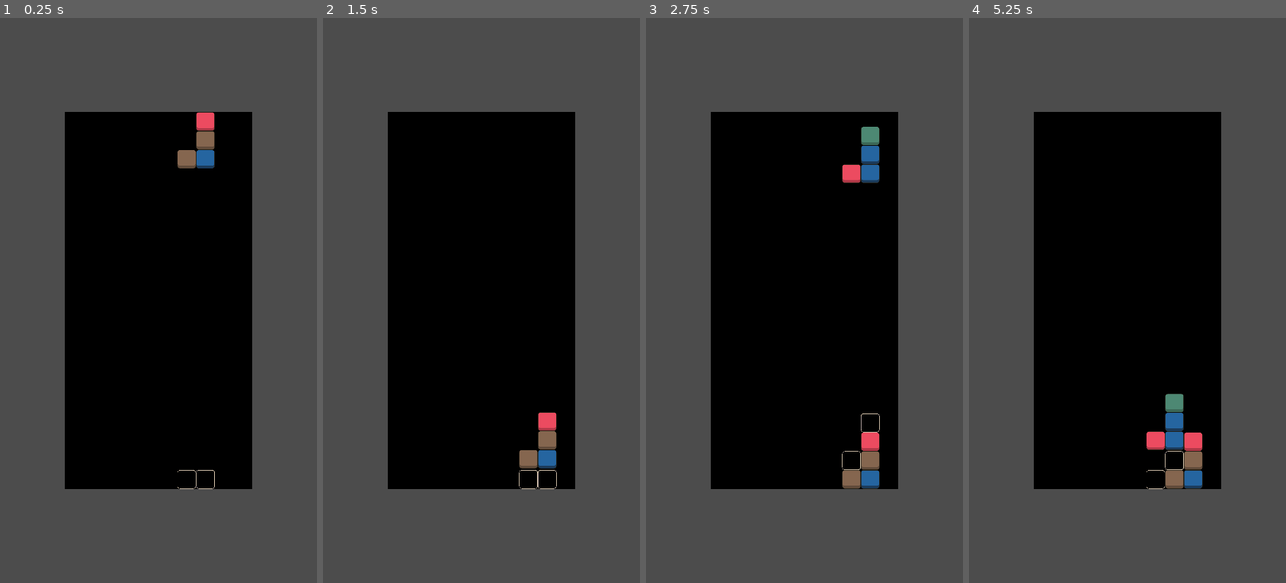
Above: before the commit, frames 1-4 (left to right).
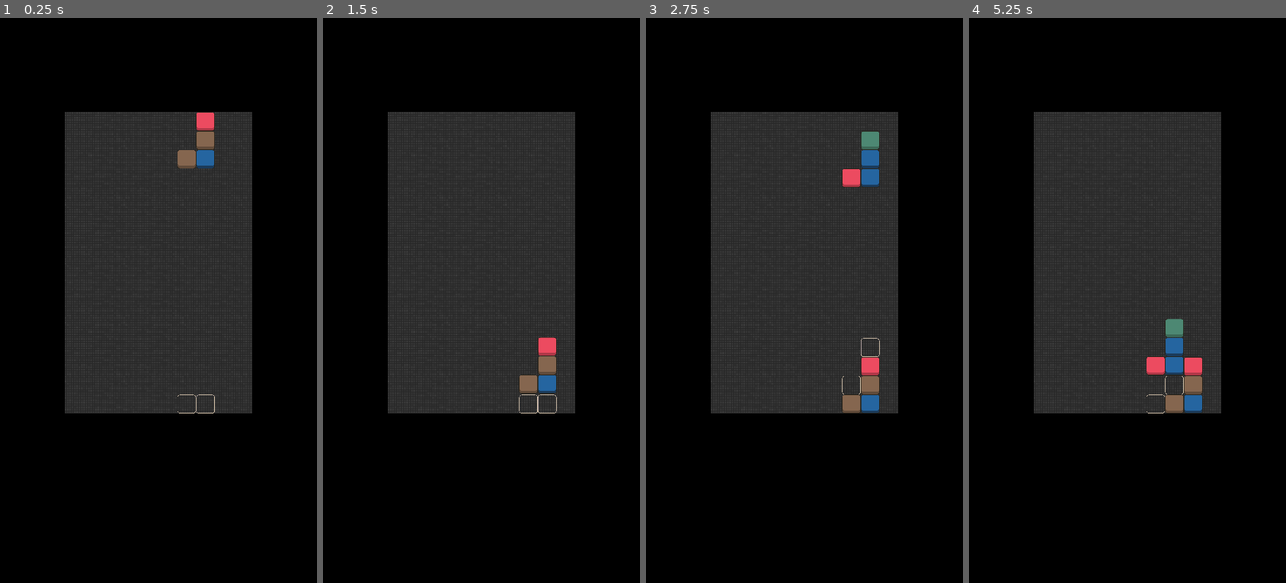
Above: after the commit, the same moments.

Repository: hadrienjeanne/Tetrominos
Game: Godot game, scene res://src/scenes/game/Game.tscn
Two runs of this game, one before a commit and one after it. Both use one fixed random seed, a clock stepped at 60 frames per second and the inputs below.
Inputs:
- Up to frame 1 (0.25 s): no input
- Up to frame 2 (1.5 s): tap Enter at 0.5 s; hold Right (ui_right) 0.53-1.28 s; hold Space (ui_complete_down) from 1.28 s (still down)
- Up to frame 3 (2.75 s): release Space (ui_complete_down) at 2.03 s; hold Right (ui_right) from 2.03 s (still down)
- Up to frame 4 (5.25 s): release Right (ui_right) at 3.53 s; hold Left (ui_left) 3.53-5.03 s; hold Space (ui_complete_down) from 5.03 s (still down)

The runs differ from the first frame. In frame 1, 91% of the frame differs, in the area x 0-100%, y 0-100%; in frame 2, 93%; in frame 3, 92%; in frame 4, 93%.

Commit message:
made a match-4 instead of match-3

Diff:
--- a/src/scenes/blocks/Block.gd
+++ b/src/scenes/blocks/Block.gd
@@ -10,7 +10,6 @@
 enum {POS1, POS2, POS3, POS4}
 var positions := []
 var current_position := POS1
-var vertical_offset := 0
 
 # var block_top := 0
 # var block_bottom := 0
@@ -50,3 +49,14 @@
 				2: cell2.position = Vector2(j, i) * cell_size
 				3: cell3.position = Vector2(j, i) * cell_size
 				4: cell4.position = Vector2(j, i) * cell_size
+
+func get_height() -> int:
+	var height := 0
+	for row in positions[current_position]:
+		var has_cell_in_row := false
+		for col in row:
+			if col != 0:
+				has_cell_in_row = true
+		if has_cell_in_row:
+			height += 1
+	return height
--- a/src/scenes/blocks/I_Block.gd
+++ b/src/scenes/blocks/I_Block.gd
@@ -9,7 +9,6 @@
 		[[0, 0, 0, 0], [0, 0, 0, 0], [1, 2, 3, 4], [0, 0, 0, 0]],
 	]
 	set_in_position(POS1)
-	vertical_offset = 0
 
 
 func move(target : Vector2) -> void:
--- a/src/scenes/blocks/J_Block.gd
+++ b/src/scenes/blocks/J_Block.gd
@@ -9,7 +9,6 @@
 		[[1, 2, 3], [0, 0, 4], [0, 0, 0]],
 	]
 	set_in_position(POS1)
-	vertical_offset = 0
 
 
 func move(target : Vector2) -> void:
--- a/src/scenes/blocks/L_Block.gd
+++ b/src/scenes/blocks/L_Block.gd
@@ -9,7 +9,6 @@
 		[[0, 0, 0], [0, 0, 4], [1, 2, 3]],
 	]
 	set_in_position(POS1)
-	vertical_offset = 0
 
 func move(target : Vector2) -> void:
 	.move(target)
--- a/src/scenes/blocks/O_Block.gd
+++ b/src/scenes/blocks/O_Block.gd
@@ -10,7 +10,6 @@
 		[[2, 4], [1, 3]],
 	]
 	set_in_position(POS1)
-	vertical_offset = 0
 
 
 func move(target : Vector2) -> void:
--- a/src/scenes/blocks/S_Block.gd
+++ b/src/scenes/blocks/S_Block.gd
@@ -9,7 +9,6 @@
 		[[4, 0, 0], [3, 2, 0], [0, 1, 0]],
 	]
 	set_in_position(POS1)
-	vertical_offset = 1
 
 func move(target : Vector2) -> void:
 	.move(target)
--- a/src/scenes/blocks/T_Block.gd
+++ b/src/scenes/blocks/T_Block.gd
@@ -9,7 +9,6 @@
 		[[0, 0, 3], [0, 4, 2], [0, 0, 1]],
 	]
 	set_in_position(POS1)
-	vertical_offset = 1
 
 
 func move(target : Vector2) -> void:
--- a/src/scenes/blocks/Z_Block.gd
+++ b/src/scenes/blocks/Z_Block.gd
@@ -9,7 +9,6 @@
 		[[0, 0, 1], [0, 3, 2], [0, 4, 0]],
 	]
 	set_in_position(POS1)
-	vertical_offset = 1
 
 
 func move(target : Vector2) -> void:
--- a/src/scenes/game/Board.gd
+++ b/src/scenes/game/Board.gd
@@ -1,5 +1,6 @@
 extends Node2D
 
+onready var board_rect : AspectRatioContainer = $AspectRatioContainer
 onready var fall_timer : Timer = $FallTimer
 onready var projection_cell1 : Sprite = $Projections/ProjectionCell1
 onready var projection_cell2 : Sprite = $Projections/ProjectionCell2
@@ -7,7 +8,7 @@
 onready var projection_cell4 : Sprite = $Projections/ProjectionCell4
 
 const width := 10
-const height := 20
+const height := 16
 export var speed := 1.5
 
 var rng := RandomNumberGenerator.new()
@@ -32,6 +33,8 @@
 	board = make_2d_array(height, width)
 	fall_timer.wait_time = 1 / speed
 	rng.randomize()
+	board_rect.ratio = float(width)/height
+	board_rect.rect_size = Vector2(width, height) * Params.cell_size
 	instantiate_next_block()
 
 func _process(_delta: float) -> void:
@@ -198,29 +201,33 @@
 				3: board[row][col] = current_block.cell3
 				4: board[row][col] = current_block.cell4
 
-## checks for 3-matches of the same color # todo match-4 pour coller au côté tetrominoes ?
+## checks for 4-matches of the same color
 func check_for_color_matches() -> void:
 	for row in height:
 		for col in width:
-			if row > 0 and row < height-1:
-				if is_a_cell(row-1, col) and is_a_cell(row, col) and is_a_cell(row+1, col):
-					var cell_above = board[row-1][col]
-					var cell = board[row][col]
-					var cell_below = board[row+1][col]
-					if cell_above.color == cell.color and cell.color == cell_below.color:
-						cell_above.matched = true
-						cell.matched = true
-						cell_below.matched = true
-
-			if col > 0 and col < width -1:
-				if is_a_cell(row, col-1) and is_a_cell(row, col) and is_a_cell(row, col+1):
-					var cell_left = board[row][col-1]
-					var cell = board[row][col]
-					var cell_right = board[row][col+1]
-					if cell_left.color == cell.color and cell.color == cell_right.color:
-						cell_left.matched = true
-						cell.matched = true
-						cell_right.matched = true
+			if row >= 0 and row < height-3:
+				if is_a_cell(row, col) and is_a_cell(row+1, col) and is_a_cell(row+2, col) and is_a_cell(row+3, col):
+					var cell_0 = board[row][col]
+					var cell_1 = board[row+1][col]
+					var cell_2 = board[row+2][col]
+					var cell_3 = board[row+3][col]
+					if cell_0.color == cell_1.color and cell_0.color == cell_2.color and cell_0.color == cell_3.color:
+						cell_0.matched = true
+						cell_1.matched = true
+						cell_2.matched = true
+						cell_3.matched = true
+
+			if col >= 0 and col < width-3:
+				if is_a_cell(row, col) and is_a_cell(row, col+1) and is_a_cell(row, col+2) and is_a_cell(row, col+3):
+					var cell_0 = board[row][col]
+					var cell_1 = board[row][col+1]
+					var cell_2 = board[row][col+2]
+					var cell_3 = board[row][col+3]
+					if cell_0.color == cell_1.color and cell_0.color == cell_2.color and cell_0.color == cell_3.color:
+						cell_0.matched = true
+						cell_1.matched = true
+						cell_2.matched = true
+						cell_3.matched = true
 
 ## destroys the cells that are matched (Cell attribute matched == true)
 func destroy_matched_cells() -> void:
@@ -257,7 +264,7 @@
 
 ## makes the current block fall downard to bottom of the board
 func fall_to_bottom() -> void:
-	fall_timer.stop()
+	# fall_timer.stop()
 	var highest_row = height
 	for row in height:
 		for col in width:
@@ -265,6 +272,6 @@
 				var lowest_row = get_lowest_available_row(col)
 				if lowest_row < highest_row:
 					highest_row = lowest_row
-	move_current_block(Vector2.DOWN * (highest_row - current_block_position.y - current_block.positions[0].size())) # TODO modifier -2 par la hauteur de la pièce
+	move_current_block(Vector2.DOWN * (highest_row - current_block_position.y - current_block.get_height())) # TODO modifier -2 par la hauteur de la pièce
 	# todo gérer le fait que lorsqu'on appui proche d'une pièce, le bloc remonte
-	fall_timer.start()
+	# fall_timer.start()
--- a/src/scenes/game/Board.tscn
+++ b/src/scenes/game/Board.tscn
@@ -1,7 +1,8 @@
-[gd_scene load_steps=3 format=2]
+[gd_scene load_steps=4 format=2]
 
 [ext_resource path="res://src/scenes/game/Board.gd" type="Script" id=1]
 [ext_resource path="res://src/assets/Cells/size_256/Cell_empty_256.png" type="Texture" id=2]
+[ext_resource path="res://src/assets/Background/background_2X.png" type="Texture" id=3]
 
 [node name="Board" type="Node2D"]
 script = ExtResource( 1 )
@@ -9,15 +10,16 @@
 [node name="AspectRatioContainer" type="AspectRatioContainer" parent="."]
 margin_right = 640.0
 margin_bottom = 1280.0
-ratio = 0.5
 __meta__ = {
 "_edit_use_anchors_": false
 }
 
-[node name="ColorRect" type="ColorRect" parent="AspectRatioContainer"]
+[node name="TextureRect" type="TextureRect" parent="AspectRatioContainer"]
+margin_top = 320.0
 margin_right = 640.0
-margin_bottom = 1280.0
-color = Color( 0, 0, 0, 1 )
+margin_bottom = 960.0
+texture = ExtResource( 3 )
+stretch_mode = 2
 
 [node name="FallTimer" type="Timer" parent="."]
 autostart = true
--- a/src/scenes/game/Game.tscn
+++ b/src/scenes/game/Game.tscn
@@ -4,12 +4,33 @@
 
 [node name="Game" type="Node2D"]
 
-[node name="Board" parent="." instance=ExtResource( 1 )]
-position = Vector2( 220, 320 )
-
 [node name="UI" type="Control" parent="."]
-margin_right = 40.0
-margin_bottom = 40.0
+anchor_right = 1.0
+anchor_bottom = 1.0
+margin_right = 1080.0
+margin_bottom = 1920.0
+rect_min_size = Vector2( 1080, 1920 )
 __meta__ = {
 "_edit_use_anchors_": false
 }
+
+[node name="Background" type="Control" parent="UI"]
+anchor_right = 1.0
+anchor_bottom = 1.0
+
+[node name="TextureRect" type="TextureRect" parent="UI/Background"]
+anchor_right = 1.0
+anchor_bottom = 1.0
+
+[node name="ColorRect" type="ColorRect" parent="UI/Background"]
+anchor_right = 1.0
+anchor_bottom = 1.0
+size_flags_horizontal = 3
+size_flags_vertical = 3
+color = Color( 0, 0, 0, 1 )
+__meta__ = {
+"_edit_use_anchors_": false
+}
+
+[node name="Board" parent="." instance=ExtResource( 1 )]
+position = Vector2( 220, 320 )
Binary file added: src/assets/Background/background.png
Not shown, added: src/assets/Background/background.png.import
Binary file added: src/assets/Background/background_2X.png
Not shown, added: src/assets/Background/background_2X.png.import
Binary file added: src/assets/Fonts/BMYEONSUNG.ttf
Not shown, changed: src/.DS_Store
Not shown, changed: src/assets/.DS_Store
